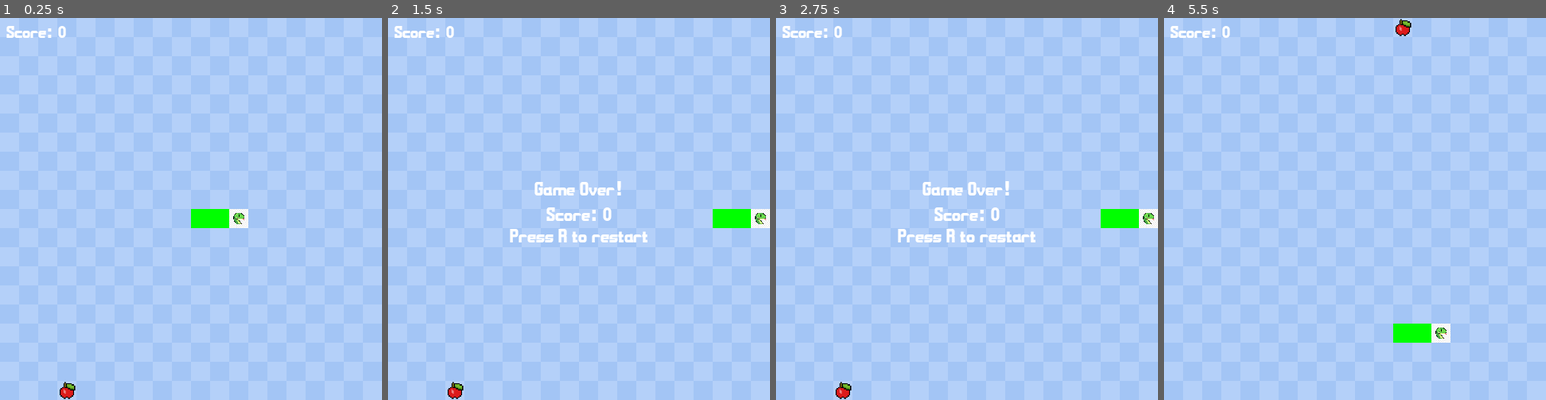
Above: before the commit, frames 1-4 (left to right).
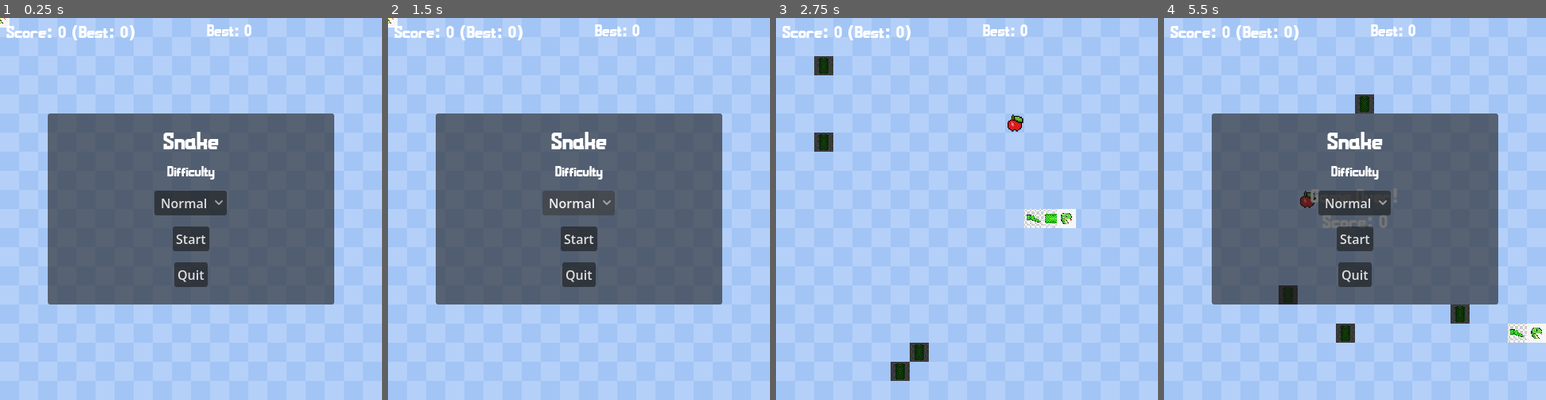
Above: after the commit, the same moments.

Repository: tuananh8497/snake
Game: Godot game, scene res://main.tscn
The game is run twice, just before and just after one commit, with the same random seed, the same clock (stepped at 60 frames per second) and the same inputs.
Inputs (mouse positions are in pixels of both pictures, inside the frame that each line leads up to):
- Up to frame 1 (0.25 s): no input
- Up to frame 2 (1.5 s): click (579, 201) at 0.5 s, where only the run after the commit has a clickable "Normal"; click (579, 201) at 1.25 s, where only the run after the commit has a clickable "Normal"
- Up to frame 3 (2.75 s): click (967, 239) at 2 s, where only the run after the commit has a clickable "Start"
- Up to frame 4 (5.5 s): tap R at 2.75, 4.25, 4.35 s; hold Right (ui_right) 2.78-3.5 s; hold R 2.78-3.5 s; click (1355, 239) at 3.5 s, where only the run after the commit has a clickable "Start"; hold Down (ui_down) 4.28-5.03 s; hold Right (ui_right) from 5.03 s (still down); hold R from 5.03 s (still down)

The runs differ from the first frame. In frame 1, 38% of the frame differs, in the area x 0-88%, y 0-100%; in frame 2, 39%; in frame 3, 4.4%; in frame 4, 40%, in the area x 12-100%, y 0-85%.

Commit message:
feat: implement Milestone 7 with smooth snake movement, difficulty settings, start menu, and sound effects

Diff:
--- a/main.gd
+++ b/main.gd
@@ -21,31 +21,68 @@
 # --- Assets (SPEC §19) ---
 var food_texture: Texture2D = preload("res://assets/apple.png")
 var head_texture: Texture2D = preload("res://assets/snake_head.png")
+var body_texture: Texture2D = preload("res://assets/snake_body.png")
+var tail_texture: Texture2D = preload("res://assets/snake_tail.png")
 
 # --- Game state ---
 var snake_body: Array[Vector2i] = []
+var prev_snake_body: Array[Vector2i] = []
 var direction: Vector2i = Vector2i.RIGHT
 var next_direction: Vector2i = Vector2i.RIGHT
 var food_pos: Vector2i = Vector2i.ZERO
 var score: int = 0
+var high_score: int = 0
 var game_over: bool = false
+var awaiting_start: bool = true
+var paused: bool = false
 var tick_timer: float = 0.0
 var current_tick_speed: float = TICK_SPEED # Dynamic tick speed (M4.2)
+var obstacles: Array[Vector2i] = []
 
 # --- Node pooling (M6.1) ---
-var snake_rects: Array[ColorRect] = []
+var snake_sprites: Array[Sprite2D] = []
 var food_sprite: Sprite2D = null
 var head_sprite: Sprite2D = null
+var obstacle_sprites: Array[Sprite2D] = []
+
+# --- Audio ---
+var sfx_eat: AudioStreamPlayer = null
+var sfx_game_over: AudioStreamPlayer = null
+
+# --- Difficulty config (M7) ---
+var difficulty_settings := {
+    "Easy": {"tick": 0.14, "obstacles": 2},
+    "Normal": {"tick": 0.12, "obstacles": 4},
+    "Hard": {"tick": 0.10, "obstacles": 8}
+}
+var selected_difficulty: String = "Normal"
 
 # --- Node references ---
 @onready var snake_layer: Node2D = $SnakeLayer
 @onready var food_layer: Node2D = $FoodLayer
+@onready var obstacle_layer: Node2D = $ObstacleLayer
 @onready var score_label: Label = $UI/ScoreLabel
+@onready var high_score_label: Label = $UI/HighScoreLabel
 @onready var game_over_label: Label = $UI/GameOverLabel
+@onready var pause_label: Label = $UI/PauseLabel
+@onready var start_menu: Control = $UI/StartMenu
+@onready var start_button: Button = $UI/StartMenu/Panel/VBoxContainer/StartButton
+@onready var quit_button: Button = $UI/StartMenu/Panel/VBoxContainer/QuitButton
+@onready var difficulty_option: OptionButton = $UI/StartMenu/Panel/VBoxContainer/DifficultyOption
 
 
 # --- Initialization ---
 func _ready() -> void:
+	# Ensure pause input exists
+	_ensure_action("pause", [KEY_P, KEY_ESCAPE])
+
+	# Populate difficulty selector
+	_setup_difficulty_options()
+
+	# Load persistent high score
+	load_high_score()
+	update_score_label()
+
 	# Create the persistent food sprite (M6.1)
 	food_sprite = Sprite2D.new()
 	food_sprite.texture = food_texture
@@ -63,17 +100,32 @@
 	head_sprite.z_index = 1 # Render above body segments
 	snake_layer.add_child(head_sprite)
 
-	start_game()
+	# Audio beeps for feedback (M7 sound effects)
+	sfx_eat = _create_beep_player()
+	sfx_game_over = _create_beep_player()
+
+	start_button.pressed.connect(_on_start_pressed)
+	quit_button.pressed.connect(_on_quit_pressed)
+	show_start_menu()
 
 
 func start_game() -> void:
+	awaiting_start = false
+	paused = false
 	# Reset state
 	score = 0
 	game_over = false
 	tick_timer = 0.0
 	direction = Vector2i.RIGHT
 	next_direction = Vector2i.RIGHT
-	current_tick_speed = TICK_SPEED # Reset speed (M4.2)
+	var selected_index := difficulty_option.get_selected()
+	if selected_index < 0 and difficulty_option.get_item_count() > 0:
+		selected_index = 0
+	selected_difficulty = difficulty_option.get_item_text(selected_index) if selected_index >= 0 else "Normal"
+	var difficulty_cfg: Dictionary = difficulty_settings.get(selected_difficulty, {"tick": TICK_SPEED, "obstacles": 0})
+	current_tick_speed = float(difficulty_cfg.get("tick", TICK_SPEED)) # Reset speed (M4.2)
+	start_menu.visible = false
+	pause_label.visible = false
 
 	# Initialize snake at center of grid, length 3, facing right
 	var center := Vector2i(GRID_SIZE / 2, GRID_SIZE / 2)
@@ -82,24 +134,41 @@
 		center + Vector2i.LEFT, # body at (9,10)
 		center + Vector2i.LEFT * 2, # tail at (8,10)
 	]
+	prev_snake_body = snake_body.duplicate()
+	obstacles.clear()
+	generate_obstacles(int(difficulty_cfg.get("obstacles", 0)))
 
 	# Spawn first food
 	spawn_food()
 
 	# Update UI
-	score_label.text = "Score: 0"
+	update_score_label()
 	game_over_label.visible = false
 
 	# Draw initial state
-	draw_game()
+	draw_game(0.0)
+
+
+func show_start_menu() -> void:
+	awaiting_start = true
+	start_menu.visible = true
+	if not game_over:
+		game_over_label.visible = false
+		update_score_label()
 
 
 # --- Main loop ---
 func _process(delta: float) -> void:
+	if awaiting_start:
+		return
+
+	if Input.is_action_just_pressed("pause"):
+		toggle_pause()
+
 	if game_over:
-		# Allow restart with R (M3.4)
-		if Input.is_key_pressed(KEY_R):
-			start_game()
+		return
+
+	if paused:
 		return
 
 	# Handle directional input (M4.1 — buffered input)
@@ -107,9 +176,18 @@
 
 	# Accumulate time and move on each tick (M6.2 — deterministic subtraction)
 	tick_timer += delta
-	if tick_timer >= current_tick_speed:
+	var moved := false
+	while tick_timer >= current_tick_speed:
 		tick_timer -= current_tick_speed
 		move_snake()
+		moved = true
+
+	var progress := tick_timer / current_tick_speed
+	if moved and food_sprite:
+		# Ensure visuals start at the new grid positions before smoothing
+		draw_game(0.0)
+	else:
+		draw_game(progress)
 
 
 # --- Input handling (M4.1) ---
@@ -132,7 +210,7 @@
 
 # Fallback: catch WASD via _unhandled_key_input for reliable buffering (M4.1)
 func _unhandled_key_input(event: InputEvent) -> void:
-	if game_over or not event.is_pressed():
+	if awaiting_start or game_over or not event.is_pressed():
 		return
 
 	var key_event := event as InputEventKey
@@ -156,6 +234,7 @@
 
 # --- Core movement logic ---
 func move_snake() -> void:
+	prev_snake_body = snake_body.duplicate()
 	# Apply buffered direction
 	direction = next_direction
 
@@ -167,6 +246,11 @@
 		trigger_game_over()
 		return
 
+	# Check obstacle collision (M7)
+	if new_head in obstacles:
+		trigger_game_over()
+		return
+
 	# Check self collision (M3.2)
 	if new_head in snake_body:
 		trigger_game_over()
@@ -178,7 +262,10 @@
 	# Check if food was eaten
 	if new_head == food_pos:
 		score += 1
-		score_label.text = "Score: " + str(score)
+		if score > high_score:
+			high_score = score
+			save_high_score()
+		update_score_label()
 		spawn_food()
 
 		# Increase speed every SPEED_INCREMENT food (M4.2)
@@ -186,12 +273,11 @@
 			current_tick_speed = maxf(current_tick_speed - SPEED_REDUCTION, MIN_TICK_SPEED)
 
 		# Visual feedback — flash head white (M4.3)
-		draw_game()
 		_flash_head()
+		_play_beep(sfx_eat, 720.0, 0.1, 0.35)
 	else:
 		# Remove tail — snake doesn't grow
 		snake_body.pop_back()
-		draw_game()
 
 
 # --- Visual feedback (M4.3) ---
@@ -209,7 +295,7 @@
 	for x in range(GRID_SIZE):
 		for y in range(GRID_SIZE):
 			var cell := Vector2i(x, y)
-			if cell not in snake_body:
+			if cell not in snake_body and cell not in obstacles:
 				free_cells.append(cell)
 
 	# Pick a random free cell
@@ -218,36 +304,66 @@
 
 
 # --- Rendering with node pooling (M6.1) ---
-func draw_game() -> void:
-	# Body segments need rects for indices 1+ (head uses sprite)
+func draw_game(progress: float = 1.0) -> void:
+	progress = clampf(progress, 0.0, 1.0)
+	# Body segments need sprites for indices 1+ (head uses its own sprite)
 	var body_count := snake_body.size() - 1 # exclude head
 
-	# Grow the pool if we need more rects
-	while snake_rects.size() < body_count:
-		var rect := ColorRect.new()
-		rect.size = Vector2(CELL_SIZE, CELL_SIZE)
-		rect.color = Color.GREEN
-		snake_layer.add_child(rect)
-		snake_rects.append(rect)
-
-	# Position body rects (index 1+ of snake_body)
+	# Grow the pool if we need more sprites
+	while snake_sprites.size() < body_count:
+		var sprite := Sprite2D.new()
+		sprite.z_index = 0
+		snake_layer.add_child(sprite)
+		snake_sprites.append(sprite)
+
+	# Position body sprites (index 1+ of snake_body)
 	for i in range(body_count):
-		var rect := snake_rects[i]
+		var sprite := snake_sprites[i]
 		var seg := snake_body[i + 1]
-		rect.position = Vector2(seg.x * CELL_SIZE, seg.y * CELL_SIZE)
-		rect.color = Color.GREEN
-		rect.visible = true
-
-	# Hide unused rects
-	for i in range(body_count, snake_rects.size()):
-		snake_rects[i].visible = false
+		var start := _get_prev_segment_position(i + 1)
+		var pixel_start := Vector2(start) * CELL_SIZE + Vector2(CELL_SIZE / 2.0, CELL_SIZE / 2.0)
+		var pixel_target := Vector2(seg) * CELL_SIZE + Vector2(CELL_SIZE / 2.0, CELL_SIZE / 2.0)
+		sprite.position = pixel_start.lerp(pixel_target, progress)
+
+		# Determine texture and rotation
+		var is_tail: bool = (i == body_count - 1)
+
+		# Find direction to the NEXT segment closer to the head
+		# i + 1 is current seg, i is the segment ahead of it
+		var dir_to_next := snake_body[i] - seg
+
+		if is_tail:
+			sprite.texture = tail_texture
+			# scale texture
+			if tail_texture:
+				var tex_size := tail_texture.get_size()
+				sprite.scale = Vector2(CELL_SIZE / tex_size.x, CELL_SIZE / tex_size.y)
+			sprite.rotation = _direction_to_rotation(dir_to_next)
+		else:
+			sprite.texture = body_texture
+			# scale texture
+			if body_texture:
+				var tex_size := body_texture.get_size()
+				sprite.scale = Vector2(CELL_SIZE / tex_size.x, CELL_SIZE / tex_size.y)
+			# body_texture natively points UP/DOWN.
+			# We rotate 90 deg (PI/2) for left/right movement, 0 for up/down.
+			if dir_to_next.x != 0:
+				sprite.rotation = PI / 2.0
+			else:
+				sprite.rotation = 0.0
+
+		sprite.visible = true
+
+	# Hide unused sprites
+	for i in range(body_count, snake_sprites.size()):
+		snake_sprites[i].visible = false
 
 	# Position head sprite (M5.1)
 	var head_pos := snake_body[0]
-	head_sprite.position = Vector2(
-		head_pos.x * CELL_SIZE + CELL_SIZE / 2.0,
-		head_pos.y * CELL_SIZE + CELL_SIZE / 2.0
-	)
+	var head_start := _get_prev_segment_position(0)
+	var pixel_head_start := Vector2(head_start) * CELL_SIZE + Vector2(CELL_SIZE / 2.0, CELL_SIZE / 2.0)
+	var pixel_head_target := Vector2(head_pos) * CELL_SIZE + Vector2(CELL_SIZE / 2.0, CELL_SIZE / 2.0)
+	head_sprite.position = pixel_head_start.lerp(pixel_head_target, progress)
 	head_sprite.rotation = _direction_to_rotation(direction)
 
 	# Update food position (reuse persistent sprite)
@@ -255,6 +371,24 @@
 		food_pos.x * CELL_SIZE + CELL_SIZE / 2.0,
 		food_pos.y * CELL_SIZE + CELL_SIZE / 2.0
 	)
+
+	# Draw obstacles
+	draw_obstacles()
+
+
+# Helper to fetch previous grid position for interpolation
+func _get_prev_segment_position(index: int) -> Vector2i:
+	if prev_snake_body.is_empty():
+		return snake_body[index]
+
+	if index == 0:
+		return prev_snake_body[0]
+
+	var prev_index := index - 1
+	if prev_index < prev_snake_body.size():
+		return prev_snake_body[prev_index]
+
+	return snake_body[index]
 
 
 # Map direction vector to rotation angle (sprite faces RIGHT by default)
@@ -275,5 +409,132 @@
 # --- Game over ---
 func trigger_game_over() -> void:
 	game_over = true
-	game_over_label.text = "Game Over!\nScore: " + str(score) + "\nPress R to restart"
+	game_over_label.text = "Game Over!\nScore: " + str(score)
 	game_over_label.visible = true
+	_play_beep(sfx_game_over, 220.0, 0.25, 0.35)
+	show_start_menu()
+	paused = false
+
+
+# --- UI callbacks ---
+func _on_start_pressed() -> void:
+	start_game()
+
+
+func _on_quit_pressed() -> void:
+	get_tree().quit()
+
+
+# --- Difficulty helpers ---
+func _setup_difficulty_options() -> void:
+	if difficulty_option == null:
+		return
+	difficulty_option.clear()
+	for name in ["Easy", "Normal", "Hard"]:
+		difficulty_option.add_item(name)
+	if difficulty_settings.has("Normal"):
+		difficulty_option.select(1) # Default to Normal
+	selected_difficulty = "Normal"
+
+
+# --- Pause state ---
+func toggle_pause() -> void:
+	if awaiting_start or game_over:
+		return
+	paused = not paused
+	pause_label.visible = paused
+
+
+# --- Obstacles (M7) ---
+func generate_obstacles(count: int) -> void:
+	obstacles.clear()
+	var occupied := snake_body.duplicate()
+	var attempts := 0
+	while obstacles.size() < count and attempts < 400:
+		attempts += 1
+		var cell := Vector2i(randi() % GRID_SIZE, randi() % GRID_SIZE)
+		if cell in occupied:
+			continue
+		obstacles.append(cell)
+		occupied.append(cell)
+
+
+func draw_obstacles() -> void:
+	while obstacle_sprites.size() < obstacles.size():
+		var sprite := Sprite2D.new()
+		sprite.texture = body_texture
+		if body_texture:
+			var tex_size := body_texture.get_size()
+			sprite.scale = Vector2(CELL_SIZE / tex_size.x, CELL_SIZE / tex_size.y)
+		sprite.modulate = Color(0.25, 0.25, 0.25)
+		obstacle_layer.add_child(sprite)
+		obstacle_sprites.append(sprite)
+
+	for i in range(obstacles.size()):
+		var sprite := obstacle_sprites[i]
+		sprite.position = Vector2(obstacles[i]) * CELL_SIZE + Vector2(CELL_SIZE / 2.0, CELL_SIZE / 2.0)
+		sprite.visible = true
+
+	for i in range(obstacles.size(), obstacle_sprites.size()):
+		obstacle_sprites[i].visible = false
+
+
+# --- High score persistence (M7) ---
+func update_score_label() -> void:
+	score_label.text = "Score: %d (Best: %d)" % [score, high_score]
+	if high_score_label:
+		high_score_label.text = "Best: " + str(high_score)
+
+
+func load_high_score() -> void:
+	var cfg := ConfigFile.new()
+	var err := cfg.load("user://snake_save.cfg")
+	if err == OK:
+		high_score = int(cfg.get_value("scores", "high_score", 0))
+	else:
+		high_score = 0
+
+
+func save_high_score() -> void:
+	var cfg := ConfigFile.new()
+	cfg.set_value("scores", "high_score", high_score)
+	cfg.save("user://snake_save.cfg")
+
+
+# --- Audio helpers (M7) ---
+func _create_beep_player() -> AudioStreamPlayer:
+	var generator := AudioStreamGenerator.new()
+	generator.mix_rate = 44100
+	generator.buffer_length = 0.25
+	var player := AudioStreamPlayer.new()
+	player.stream = generator
+	add_child(player)
+	return player
+
+
+func _play_beep(player: AudioStreamPlayer, frequency: float, duration: float, volume: float) -> void:
+	if player == null or player.stream == null:
+		return
+	var playback := player.get_stream_playback() as AudioStreamGeneratorPlayback
+	if playback == null:
+		return
+	playback.clear_buffer()
+	var generator := player.stream as AudioStreamGenerator
+	var mix_rate := generator.mix_rate
+	var frame_count := int(mix_rate * duration)
+	for i in range(frame_count):
+		var t := float(i) / float(mix_rate)
+		var sample := sin(TAU * frequency * t) * volume
+		playback.push_frame(Vector2(sample, sample))
+	player.play()
+
+
+# --- Input helpers ---
+func _ensure_action(action_name: String, keys: Array) -> void:
+	if not InputMap.has_action(action_name):
+		InputMap.add_action(action_name)
+	for key in keys:
+		var ev := InputEventKey.new()
+		ev.keycode = key
+		if not InputMap.action_has_event(action_name, ev):
+			InputMap.action_add_event(action_name, ev)
--- a/main.tscn
+++ b/main.tscn
@@ -2,24 +2,26 @@
 
 [ext_resource type="Script" uid="uid://b4yi8t735pdf6" path="res://main.gd" id="1_0xm2m"]
 [ext_resource type="Texture2D" uid="uid://b7kw6tm42m1e6" path="res://assets/bg.png" id="2_bg"]
-[ext_resource type="FontFile" path="res://assets/MaldiniBold.ttf" id="3_font"]
+[ext_resource type="FontFile" uid="uid://8fexla5fg7ks" path="res://assets/MaldiniBold.ttf" id="3_font"]
 
-[node name="Main" type="Node2D"]
+[node name="Main" type="Node2D" unique_id=453626145]
 script = ExtResource("1_0xm2m")
 
-[node name="Background" type="TextureRect" parent="."]
+[node name="Background" type="TextureRect" parent="." unique_id=1284782136]
 custom_minimum_size = Vector2(480, 480)
 texture = ExtResource("2_bg")
 expand_mode = 1
 stretch_mode = 6
 
-[node name="SnakeLayer" type="Node2D" parent="."]
+[node name="SnakeLayer" type="Node2D" parent="." unique_id=142366195]
 
-[node name="FoodLayer" type="Node2D" parent="."]
+[node name="FoodLayer" type="Node2D" parent="." unique_id=1806672212]
 
-[node name="UI" type="CanvasLayer" parent="."]
+[node name="ObstacleLayer" type="Node2D" parent="." unique_id=987654321]
 
-[node name="ScoreLabel" type="Label" parent="UI"]
+[node name="UI" type="CanvasLayer" parent="." unique_id=1739494230]
+
+[node name="ScoreLabel" type="Label" parent="UI" unique_id=1762995525]
 offset_left = 8.0
 offset_top = 4.0
 offset_right = 200.0
@@ -28,7 +30,33 @@
 theme_override_font_sizes/font_size = 22
 text = "Score: 0"
 
-[node name="GameOverLabel" type="Label" parent="UI"]
+[node name="HighScoreLabel" type="Label" parent="UI" unique_id=123450987]
+offset_left = 260.0
+offset_top = 4.0
+offset_right = 470.0
+offset_bottom = 36.0
+theme_override_fonts/font = ExtResource("3_font")
+theme_override_font_sizes/font_size = 20
+text = "Best: 0"
+
+[node name="PauseLabel" type="Label" parent="UI" unique_id=345671234]
+anchors_preset = 8
+anchor_left = 0.5
+anchor_top = 0.5
+anchor_right = 0.5
+anchor_bottom = 0.5
+offset_left = -80.0
+offset_top = -18.0
+offset_right = 80.0
+offset_bottom = 18.0
+theme_override_fonts/font = ExtResource("3_font")
+theme_override_font_sizes/font_size = 26
+horizontal_alignment = 1
+vertical_alignment = 1
+text = "Paused"
+visible = false
+
+[node name="GameOverLabel" type="Label" parent="UI" unique_id=1133973692]
 anchors_preset = 8
 anchor_left = 0.5
 anchor_top = 0.5
@@ -42,4 +70,71 @@
 theme_override_font_sizes/font_size = 24
 horizontal_alignment = 1
 vertical_alignment = 1
-visible = false
+
+[node name="StartMenu" type="Control" parent="UI" unique_id=1053766600]
+layout_mode = 3
+anchors_preset = 15
+anchor_right = 1.0
+anchor_bottom = 1.0
+offset_right = -1.0
+offset_bottom = -1.0
+grow_horizontal = 2
+grow_vertical = 2
+mouse_filter = 2
+
+[node name="Panel" type="Panel" parent="UI/StartMenu" unique_id=2059627951]
+layout_mode = 0
+anchor_left = 0.5
+anchor_top = 0.5
+anchor_right = 0.5
+anchor_bottom = 0.5
+offset_left = -180.0
+offset_top = -120.0
+offset_right = 180.0
+offset_bottom = 120.0
+
+[node name="VBoxContainer" type="VBoxContainer" parent="UI/StartMenu/Panel" unique_id=327809485]
+layout_mode = 0
+anchor_right = 1.0
+anchor_bottom = 1.0
+offset_left = 16.0
+offset_top = 16.0
+offset_right = -16.0
+offset_bottom = -16.0
+theme_override_constants/separation = 14
+alignment = 1
+
+[node name="TitleLabel" type="Label" parent="UI/StartMenu/Panel/VBoxContainer" unique_id=1513552696]
+layout_mode = 2
+size_flags_horizontal = 4
+theme_override_fonts/font = ExtResource("3_font")
+theme_override_font_sizes/font_size = 30
+text = "Snake"
+horizontal_alignment = 1
+
+[node name="DifficultyLabel" type="Label" parent="UI/StartMenu/Panel/VBoxContainer" unique_id=190001234]
+layout_mode = 2
+size_flags_horizontal = 4
+theme_override_fonts/font = ExtResource("3_font")
+theme_override_font_sizes/font_size = 18
+text = "Difficulty"
+horizontal_alignment = 1
+
+[node name="DifficultyOption" type="OptionButton" parent="UI/StartMenu/Panel/VBoxContainer" unique_id=190001235]
+layout_mode = 2
+size_flags_horizontal = 4
+size_flags_vertical = 4
+item_count = 0
+selected = -1
+
+[node name="StartButton" type="Button" parent="UI/StartMenu/Panel/VBoxContainer" unique_id=293493005]
+layout_mode = 2
+size_flags_horizontal = 4
+size_flags_vertical = 4
+text = "Start"
+
+[node name="QuitButton" type="Button" parent="UI/StartMenu/Panel/VBoxContainer" unique_id=2085688029]
+layout_mode = 2
+size_flags_horizontal = 4
+size_flags_vertical = 4
+text = "Quit"
Binary file added: assets/snake_body.png
Binary file added: assets/snake_tail.png
Not shown, added: .python-version
Not shown, changed: instruction/agent_contract.md
Not shown, changed: instruction/example_prompt.md
Not shown, changed: instruction/spec_snake.md
